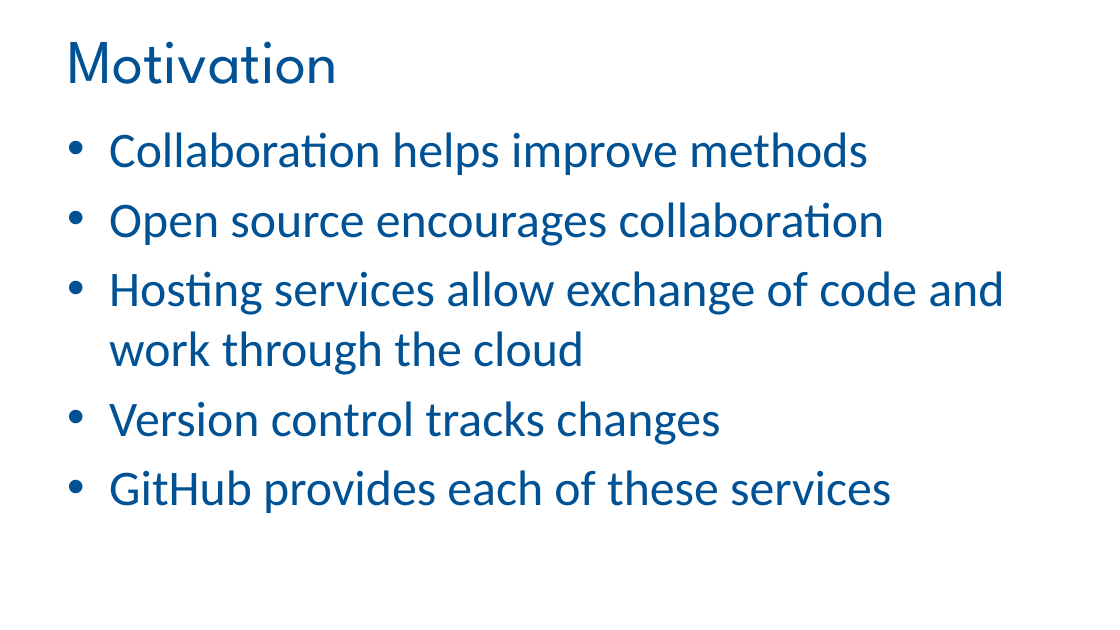
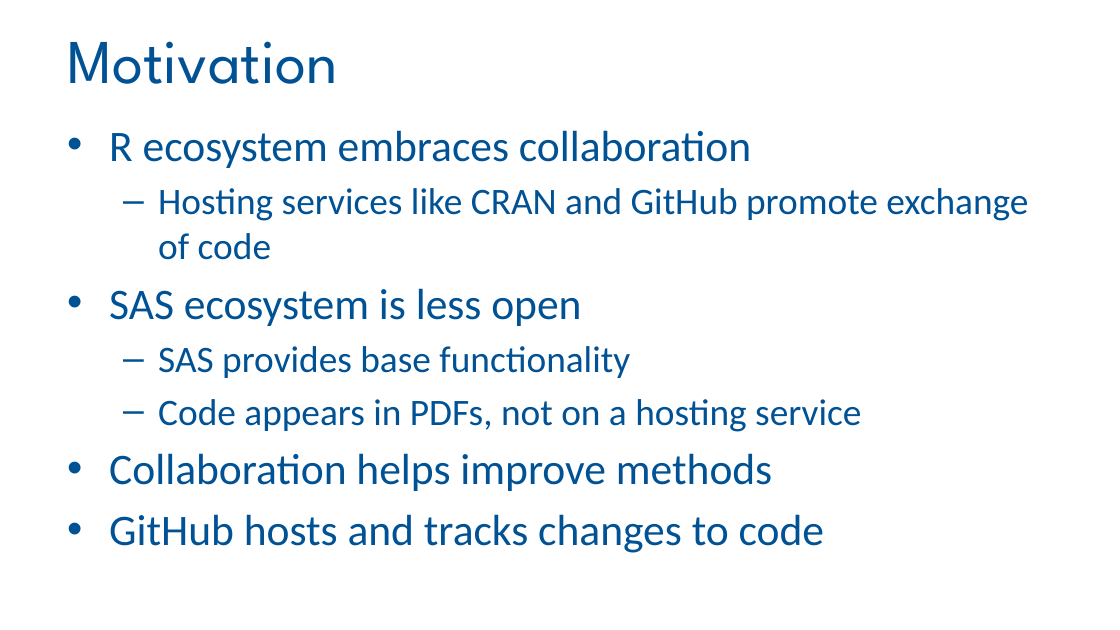
Before and after one commit to RhoInc/sas-install-github, a slide deck: slide 3 of docs/CT06.pptx. Drawn at 1120x630 pixels with LibreOffice and Linux fonts; fonts in the diff are those of the drawing; background and template pictures are left out. Boxes give left, top, right and bottom in pixels: in the first picture for what was removed or moved away, otherwise in the second. Text is boxed around its words. In the diff, an @@ line names an element or a change of style, - is before the commit and + after.

```diff
--- a/docs/CT06.pptx
+++ b/docs/CT06.pptx
@@ text at [109, 130, 1028, 432]: paragraphs added @@
+• R ecosystem embraces collaboration
+  – Hosting services like CRAN and GitHub promote exchange of code
+• SAS ecosystem is less open
+  – SAS provides base functionality
+  – Code appears in PDFs, not on a hosting service
@@ text at [109, 453, 772, 491]: size 32 to 28 pt in "Collaboration helps improve methods" @@
@@ text at [109, 514, 824, 546]: text changed; size 32 to 28 pt @@
-• Open source encourages collaboration
-• Hosting services allow exchange of code and work through the cloud
-• Version control tracks changes
-• GitHub provides each of these services
+• GitHub hosts and tracks changes to code
```
Also in this commit, not shown: 5 other slides changed, 2 slides added.
